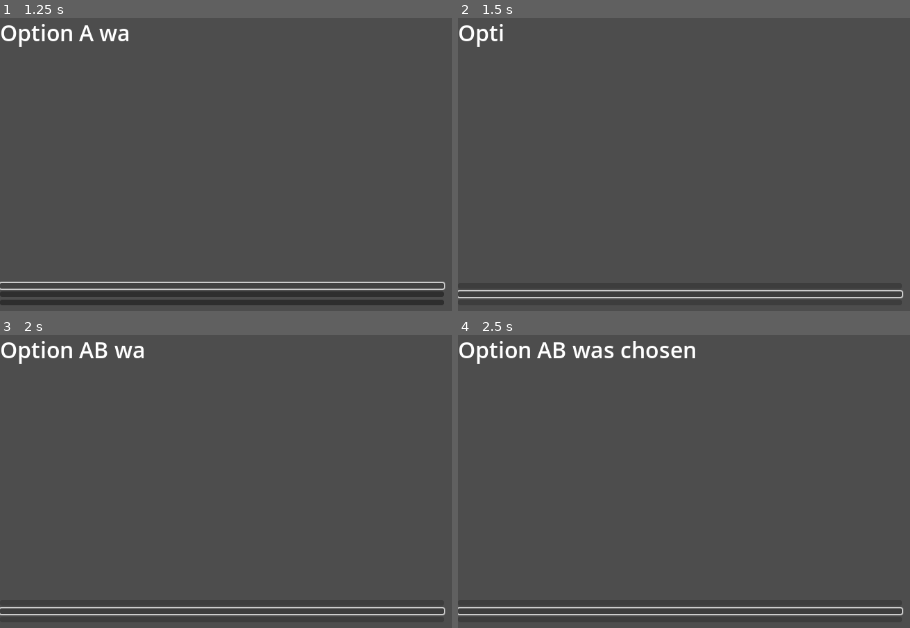
Above: before the commit, frames 1-4 (two rows, left to right).
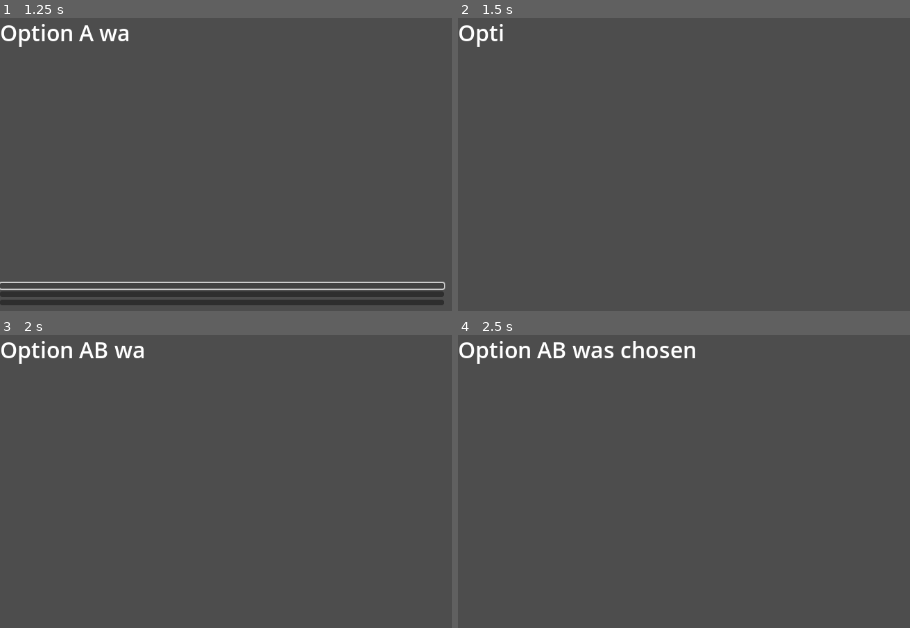
Above: after the commit, the same moments.

Repository: AndreiBondad/brass-game-project
Game: Godot game, scene res://scenes/main_game_scene.tscn
Same seed, same stepped clock (60 frames per second), same inputs: the game is played once before the commit and once after it.
Inputs (mouse positions are in pixels of both pictures, inside the frame that each line leads up to):
- Up to frame 1 (1.25 s): click (221, 284) at 0.5 s
- Up to frame 2 (1.5 s): click (679, 293) at 1.25 s
- Up to frame 3 (2 s): no input
- Up to frame 4 (2.5 s): tap Enter at 2 s

Frame 1 is identical in both runs. In frame 2, 1.3% of the frame differs, in the area x 0-99%, y 92-96%; in frame 3, 1.3%; in frame 4, 1.3%.

Commit message:
Made text boxes disappear if game over is achieved

Diff:
--- a/scripts/choice_controller.gd
+++ b/scripts/choice_controller.gd
@@ -2,7 +2,9 @@
 
 
 func _on_main_text_game_over() -> void:
-	print("game over")
 	$Choice1.disabled = true
+	$Choice1.visible = false
 	$Choice2.disabled = true
+	$Choice2.visible = false
 	$Choice3.disabled = true
+	$Choice3.visible = false
